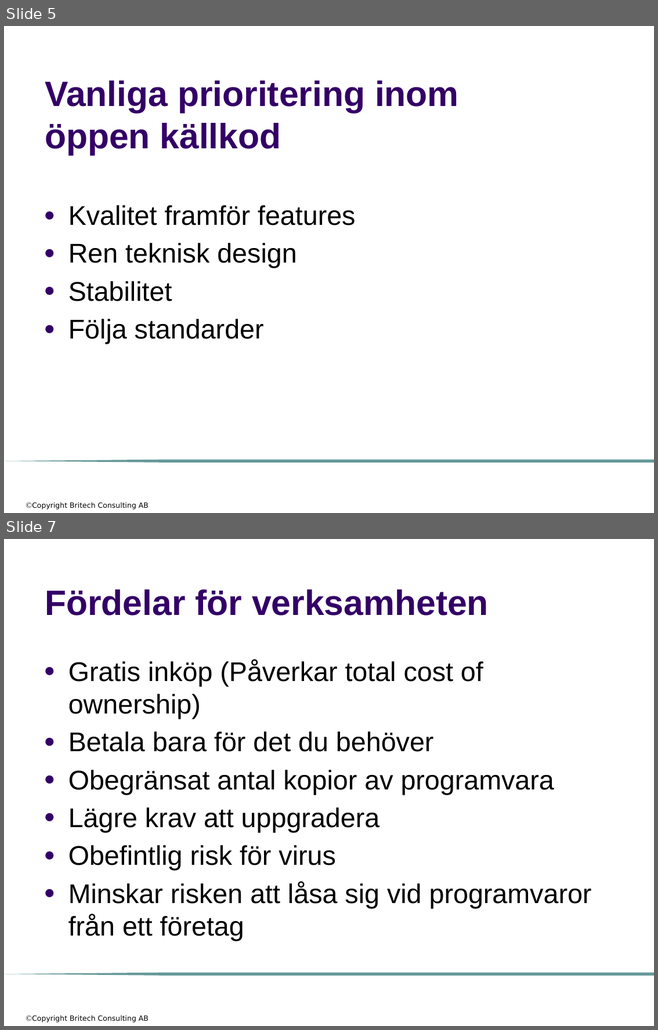
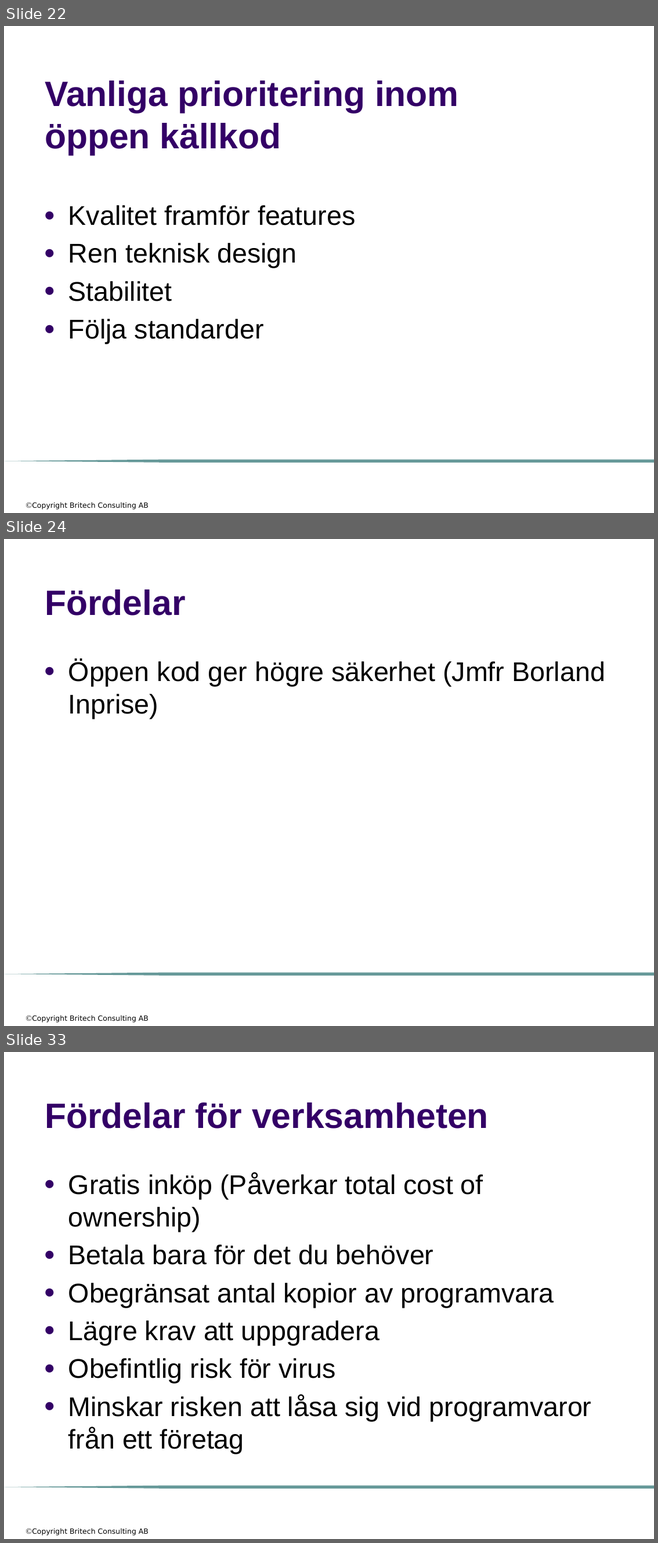
Before and after one commit to me97esn/groovyseminarium, a slide deck: groovyseminarie/dokument/open_source.pptx. Shown one above the other, each under a label of ours: slides 5 and 7 before the commit, slides 22, 24 and 33 after it; the slides between them are not shown. The pictures are 658x1030 and 658x1543 pixels, drawn with LibreOffice and Linux fonts; fonts in the diff are those of the drawing; background and template pictures are left out. Boxes give left, top, right and bottom in pixels: in the first picture for what was removed or moved away, otherwise in the second. Text is boxed around its words. In the diff, an @@ line names an element or a change of style, - is before the commit and + after.

```diff
--- a/groovyseminarie/dokument/open_source.pptx
+++ b/groovyseminarie/dokument/open_source.pptx
@@ slide 24 added at [4, 539, 654, 1026], background #FFFFFF; not listed: 2 template elements that a slide beside it also shows @@
@@ title added at [45, 589, 186, 616], 39 pt, text #330066, bold @@
+Fördelar
@@ text added at [68, 660, 605, 719], 30 pt, text #000000 @@
+● Öppen kod ger högre säkerhet (Jmfr Borland Inprise)
@@ what was slide 5 is now slide 22 @@
@@ what was slide 7 is now slide 33 @@
```
Also in this commit, not shown: 4 slides changed, 33 other slides added.
